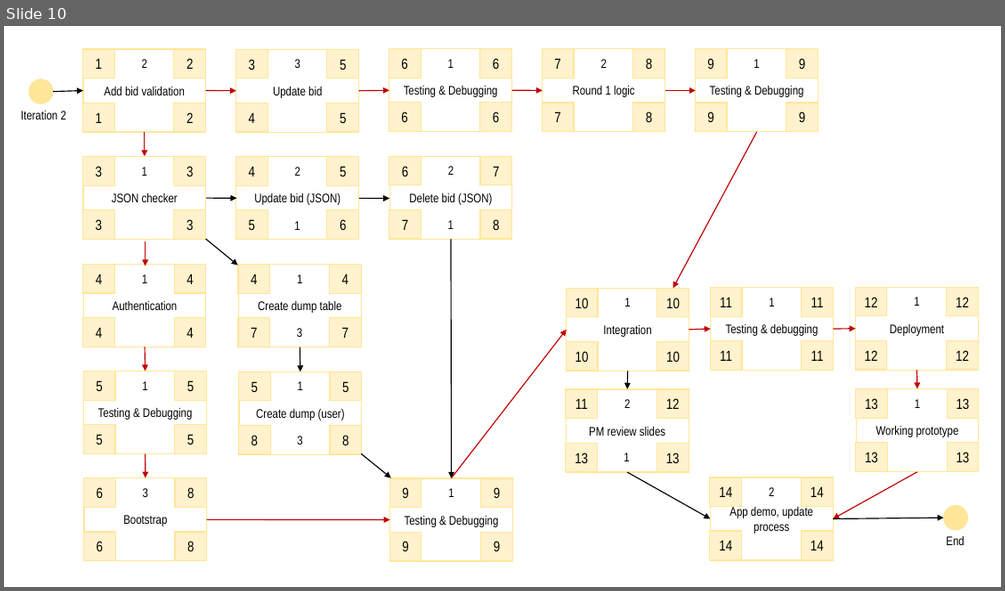
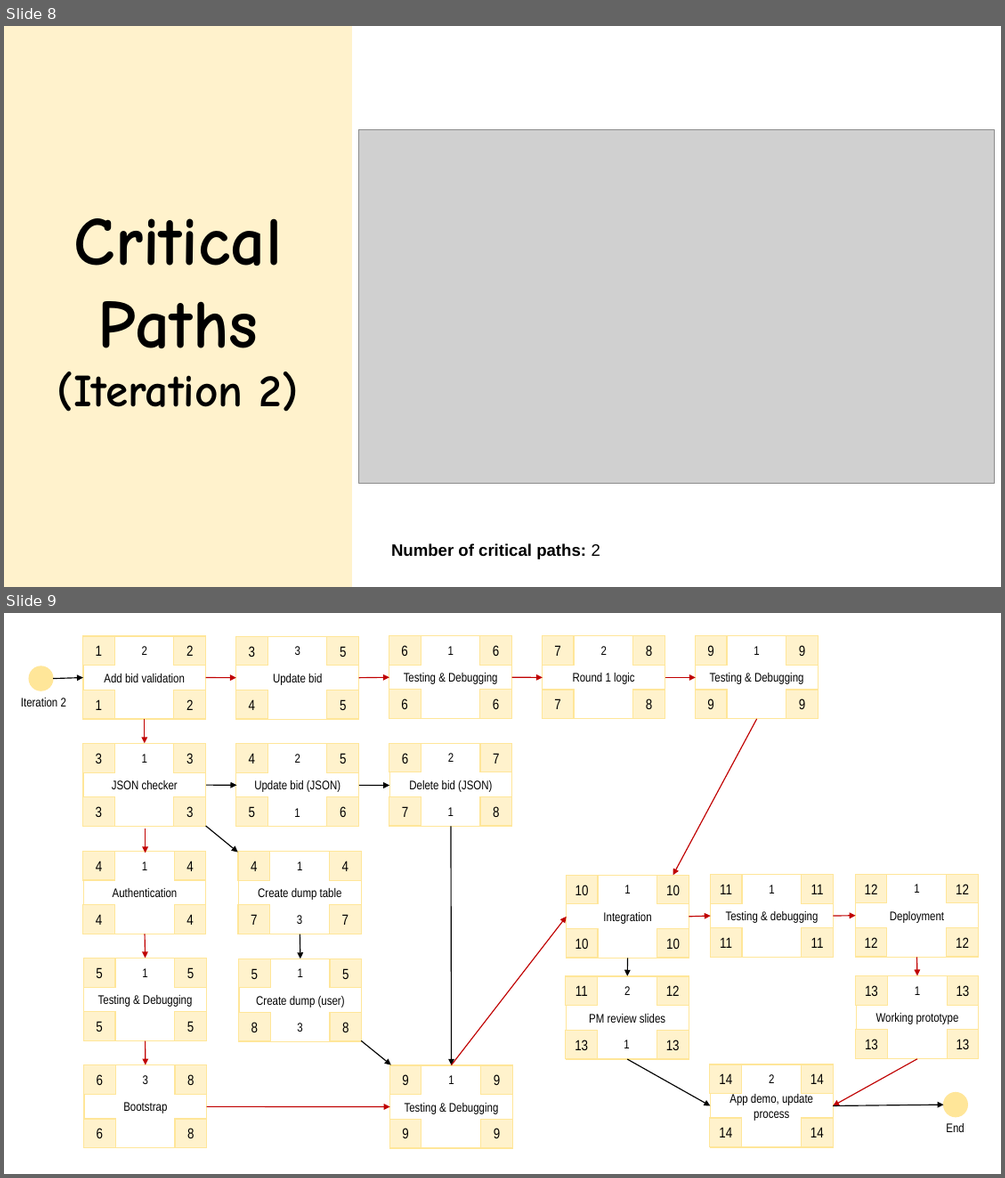
Before and after one commit to xbloh/Online-Course-Bidding-System-, a slide deck: presentations/Week 11 Online Review.pptx. Shown one above the other, each under a label of ours: slide 10 before the commit, slides 8 and 9 after it. The pictures are 1005x591 and 1005x1178 pixels, drawn with LibreOffice and Linux fonts; fonts in the diff are those of the drawing; grey boxes stand for pictures. Boxes give left, top, right and bottom in pixels: in the first picture for what was removed or moved away, otherwise in the second. Text is boxed around its words. In the diff, an @@ line names an element or a change of style, - is before the commit and + after.

```diff
--- a/presentations/Week 11 Online Review.pptx
+++ b/presentations/Week 11 Online Review.pptx
@@ slide 8 added at box(4, 26, 1001, 587), background #FFFFFF @@
@@ rectangle added at box(4, 26, 352, 587), fill #FFF2CC, outline #FFF2CC 1 pt, 66 pt, text #000000, bold @@
+Critical Paths
+(Iteration 2)
@@ picture added at box(358, 130, 994, 483) @@
@@ text added at box(391, 543, 600, 559), 16 pt, text #000000, bold @@
+Number of critical paths: 2
@@ what was slide 10 is now slide 9 @@
```
Also in this commit, not shown: 10 slides changed, 6 slides removed.
